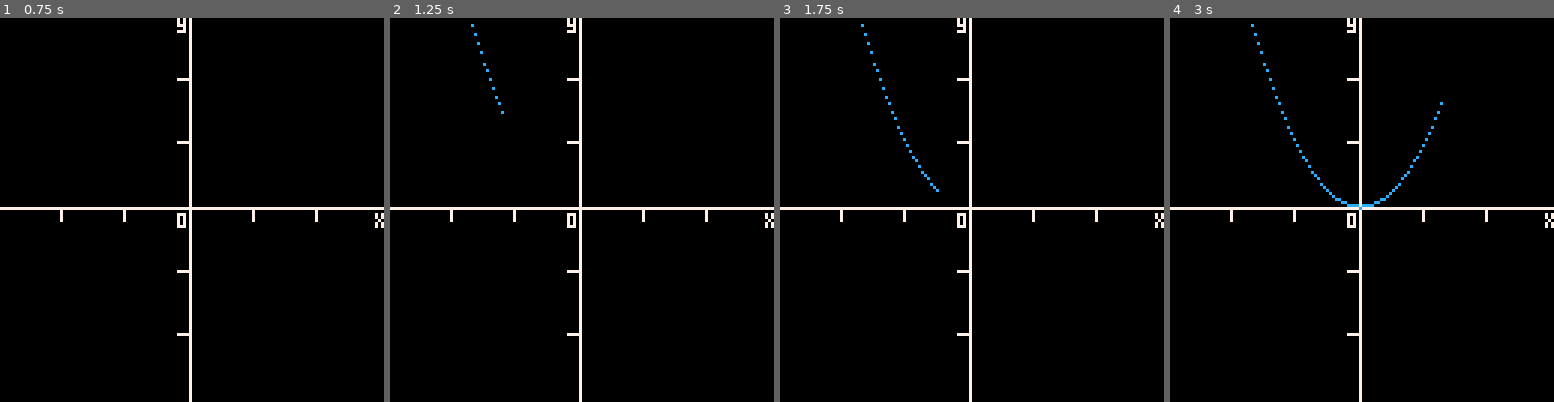
Above: before the commit, frames 1-4 (left to right).
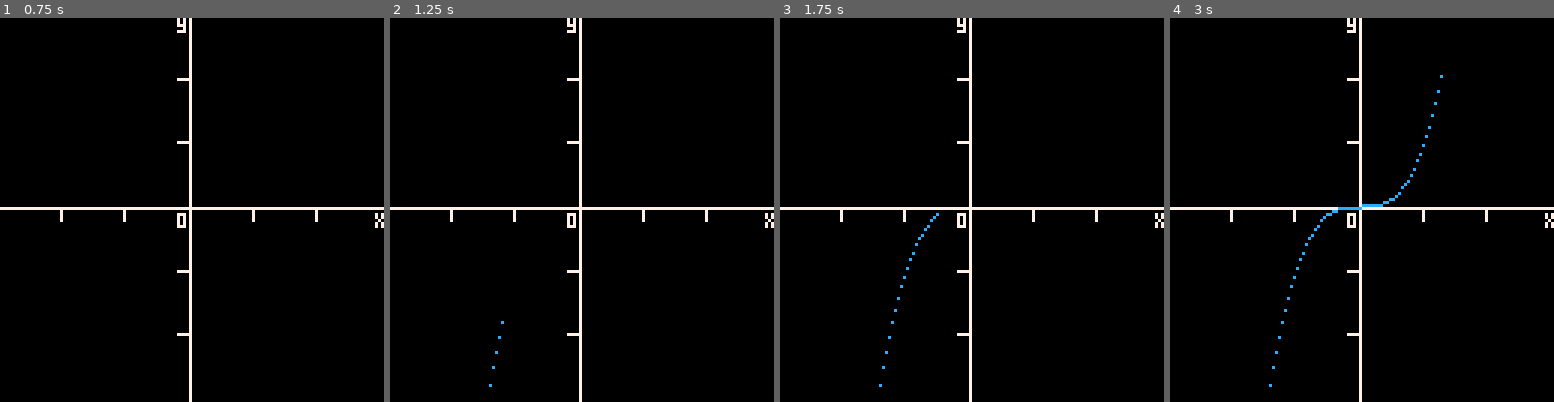
Above: after the commit, the same moments.

Repository: marco-vidali/graph-8
Game: PICO-8 cartridge graph-8.p8
The game is run twice, just before and just after one commit, with the same random seed, the same clock (stepped at 60 frames per second) and the same inputs.
Inputs:
- Up to frame 1 (0.75 s): no input
- Up to frame 2 (1.25 s): no input
- Up to frame 3 (1.75 s): no input
- Up to frame 4 (3 s): no input

Frame 1 is identical in both runs. In frame 2, 0.1% of the frame differs, in the area x 21-30%, y 1-97%; in frame 3, 0.3%; in frame 4, 0.7%, in the area x 21-72%, y 1-97%.

Commit message:
Cooler function

Diff:
--- a/graph-8.p8
+++ b/graph-8.p8
@@ -84,7 +84,7 @@
 -- function
 
 function f(x)
-	return x ^ 2
+	return x ^ 3
 end
 __gfx__
 00000000000000000000000000000000000000000000000000000000000000000000000000000000000000000000000000000000000000000000000000000000
